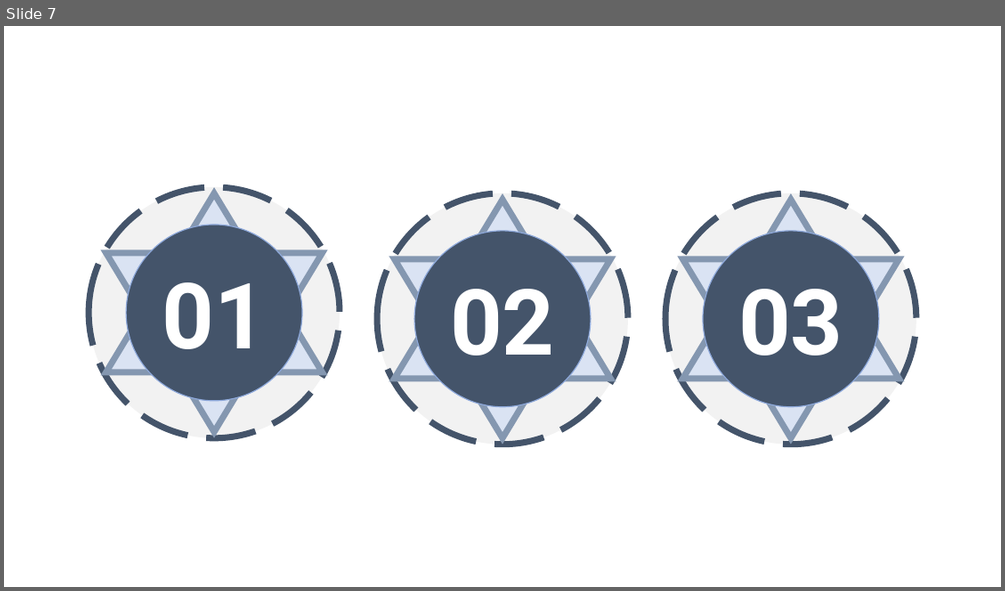
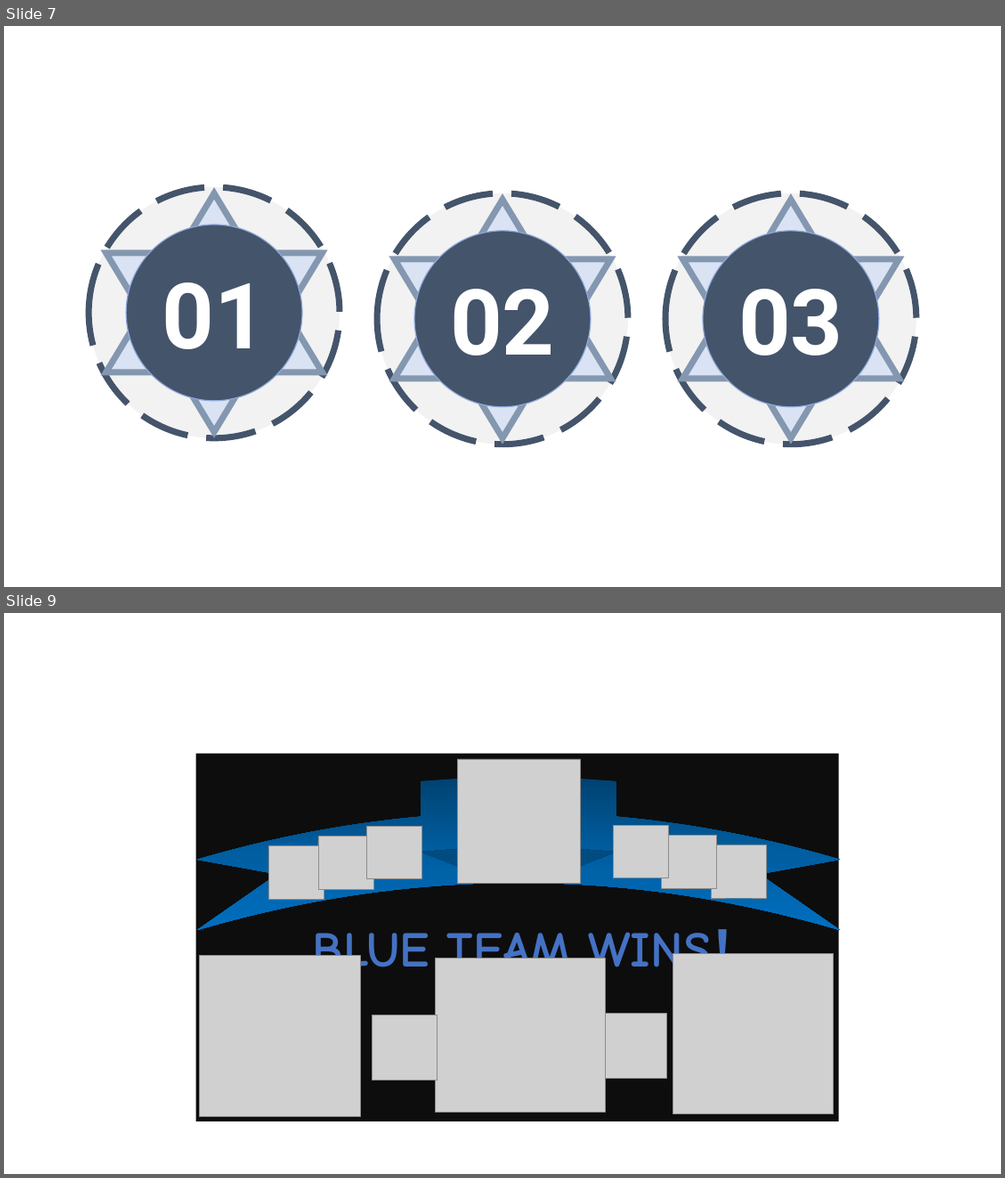
Before and after one commit to CBDT-JWT/EESDC2024-TOP, a slide deck: pics/paintings.pptx. Shown one above the other, each under a label of ours: slide 7 before the commit, slides 7 and 9 after it; the slides between them are not shown. The pictures are 1005x591 and 1005x1178 pixels, drawn with LibreOffice and Linux fonts; fonts in the diff are those of the drawing; grey boxes stand for pictures. Boxes give left, top, right and bottom in pixels: in the first picture for what was removed or moved away, otherwise in the second. Text is boxed around its words. In the diff, an @@ line names an element or a change of style, - is before the commit and + after.

```diff
--- a/pics/paintings.pptx
+++ b/pics/paintings.pptx
@@ slide 9 added at (x1=4, y1=613, x2=1001, y2=1174), background #FFFFFF @@
@@ rectangle added at (x1=196, y1=754, x2=840, y2=1121), fill #000000 at 95% opacity @@
@@ picture added at (x1=457, y1=759, x2=581, y2=883) @@
@@ ellipse ribbon added at (x1=197, y1=777, x2=840, y2=930), fill gradient #004272 to #005EA2 to #0070C0 @@
@@ picture added at (x1=367, y1=826, x2=422, y2=879) @@
@@ picture added at (x1=614, y1=825, x2=669, y2=877) @@
@@ picture added at (x1=268, y1=845, x2=324, y2=899) @@
@@ picture added at (x1=318, y1=835, x2=373, y2=889) @@
@@ picture added at (x1=662, y1=835, x2=717, y2=888) @@
@@ picture added at (x1=711, y1=844, x2=766, y2=898) @@
@@ text added at (x1=313, y1=924, x2=760, y2=983), 48 pt, text #4472C4, bold @@
+BLUE TEAM WINS！
@@ picture added at (x1=200, y1=956, x2=361, y2=1116) @@
@@ picture added at (x1=436, y1=957, x2=606, y2=1111) @@
@@ picture added at (x1=673, y1=953, x2=834, y2=1114) @@
@@ picture added at (x1=372, y1=1014, x2=437, y2=1079) @@
@@ picture added at (x1=601, y1=1013, x2=666, y2=1078) @@
```
Also in this commit, not shown: 3 other slides added, 2 slides removed, 26 other files.
